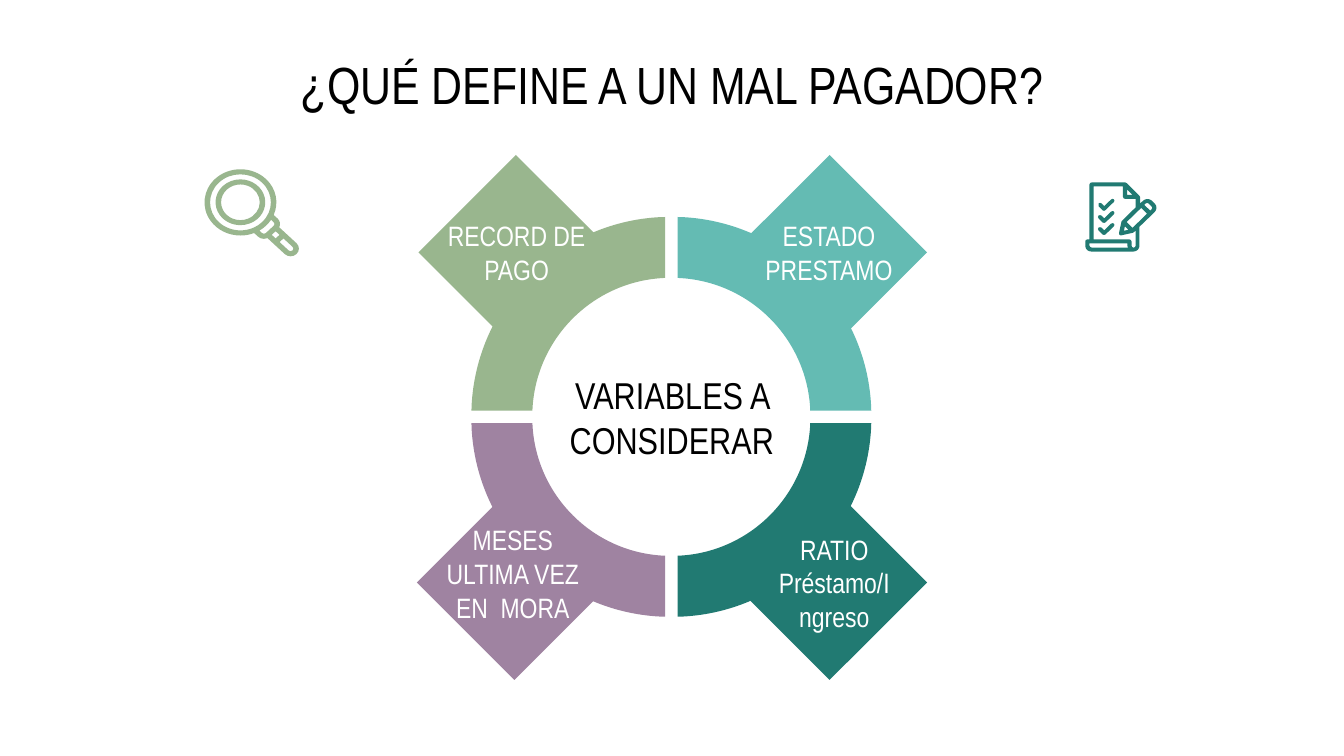
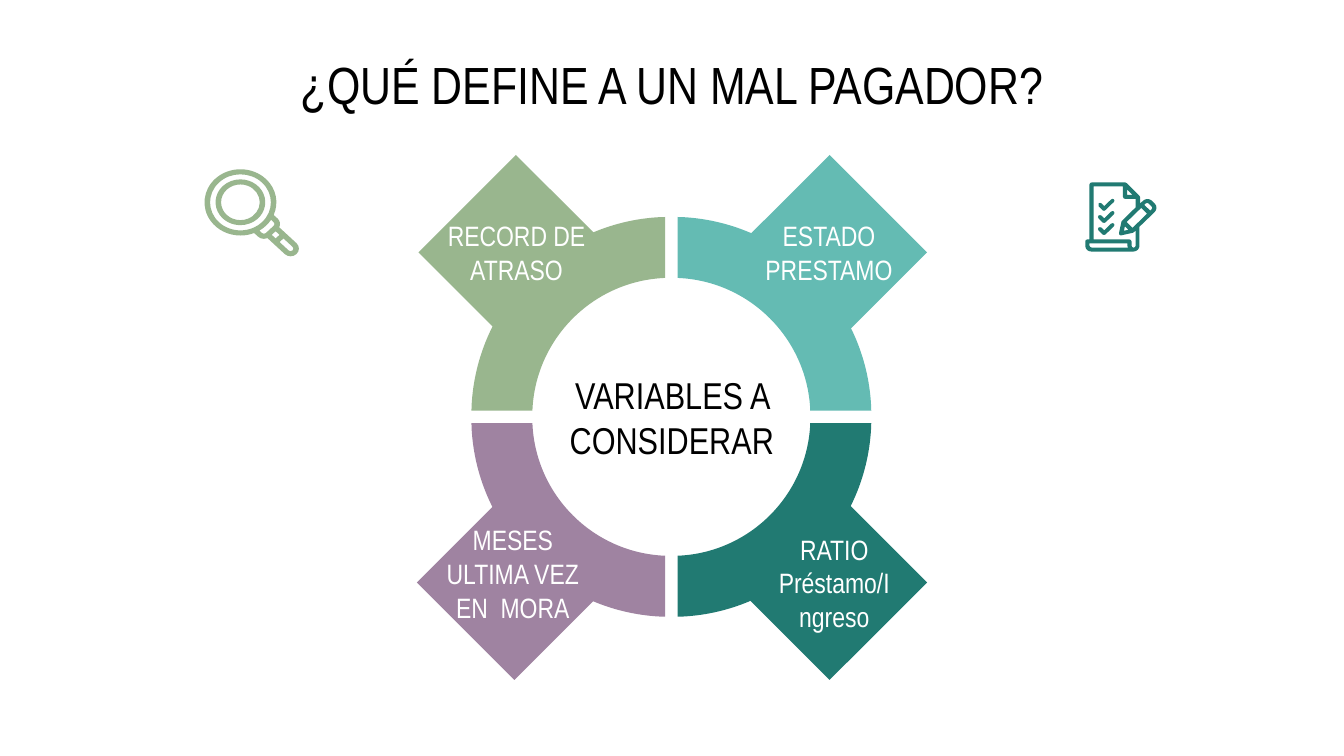
Before and after one commit to vrobles/Proyecto_Grupo3, a slide deck: slide 5 of CREDITOS OTORGADOS - PRODUBANCO 3.pptx. Drawn at 1344x756 pixels with LibreOffice and Linux fonts; fonts in the diff are those of the drawing. Boxes give left, top, right and bottom in pixels: in the first picture for what was removed or moved away, otherwise in the second. Text is boxed around its words. In the diff, an @@ line names an element or a change of style, - is before the commit and + after.

```diff
--- a/CREDITOS OTORGADOS - PRODUBANCO 3.pptx
+++ b/CREDITOS OTORGADOS - PRODUBANCO 3.pptx
@@ text at [448, 226, 585, 280]: text changed @@
-RECORD DE PAGO
+RECORD DE ATRASO
```
Also in this commit, not shown: 9 other slides changed, 2 slides added.
